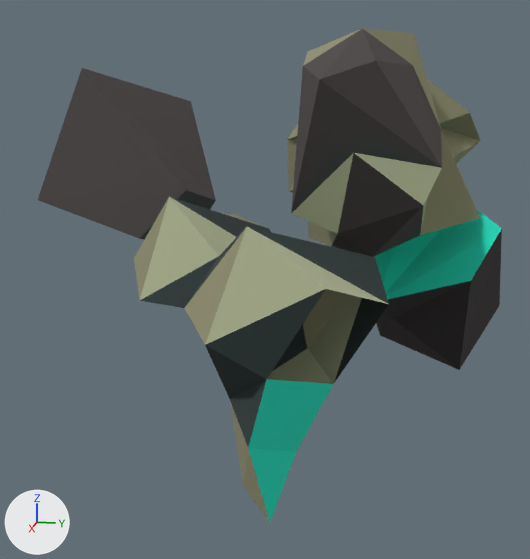
A saved change to the glTF model models/player_ferocious_gloves.glb.
Both versions are drawn from a camera (50 mm lens) standing at (42.3, -22.3, 173.3) and looking at (-4.2, -31.6, 161.7). Arrows for +X, +Y and +Z are at lower left; the lights stay in place. The first picture is the older version. Both versions are drawn at full value of the shape key '62' of 'Mesh_0'; the numbers are the values there. Vertices at exactly the same position are counted once.
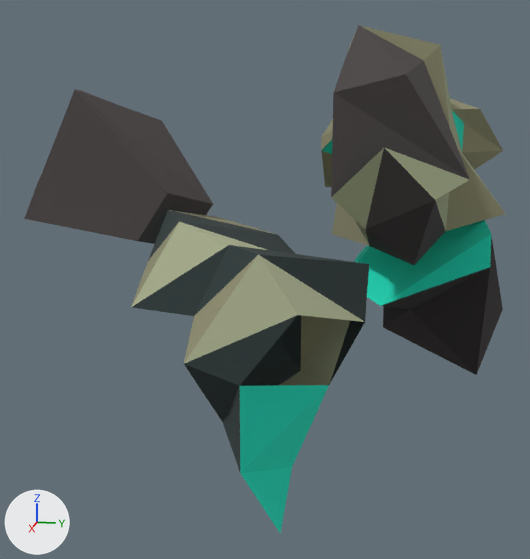
Pixel boxes [x1, y1, x2, y2] of what changed, in the pictures (530 x 559 px):
'Mesh_0', reshaped, moved, rescaled
    before: [38, 28, 502, 522]
    after: [24, 25, 505, 533]

Diff of the bpy script that builds the scene:
```diff
--- a/models/player_ferocious_gloves.glb.py
+++ b/models/player_ferocious_gloves.glb.py
@@ me_mesh_0 @@
 # used by ob_mesh_0; location = (16.18, -34.37, 91.71); scale = (187.0, 187.0, 187.0)
-me_mesh_0.from_pydata(...)  # 95 vertices, 171 faces; spans x -0.181..-0.043, y -0.063..0.102, z 0.312..0.457
+me_mesh_0.from_pydata(...)  # 95 vertices, 171 faces; spans x -0.18..-0.047, y -0.078..0.091, z 0.267..0.416
+# me_mesh_0 part 1: 95 of 95 vertices moved; they spanned x -0.181..-0.043, y -0.063..0.102, z 0.312..0.457 and now span x -0.18..-0.047, y -0.078..0.091, z 0.267..0.416; mean shift (-0.001, -0.008, -0.044)
 me_mesh_0.materials.append(mat_material_0)
@@ ob_mesh_0 @@
 ob_mesh_0 = bpy.data.objects.new('Mesh_0', me_mesh_0)
-ob_mesh_0.location = (16.18, -34.37, 91.71)
+ob_mesh_0.location = (16.27, -32.06, 99.95)
 ob_mesh_0.scale = (187.0, 187.0, 187.0)
```
